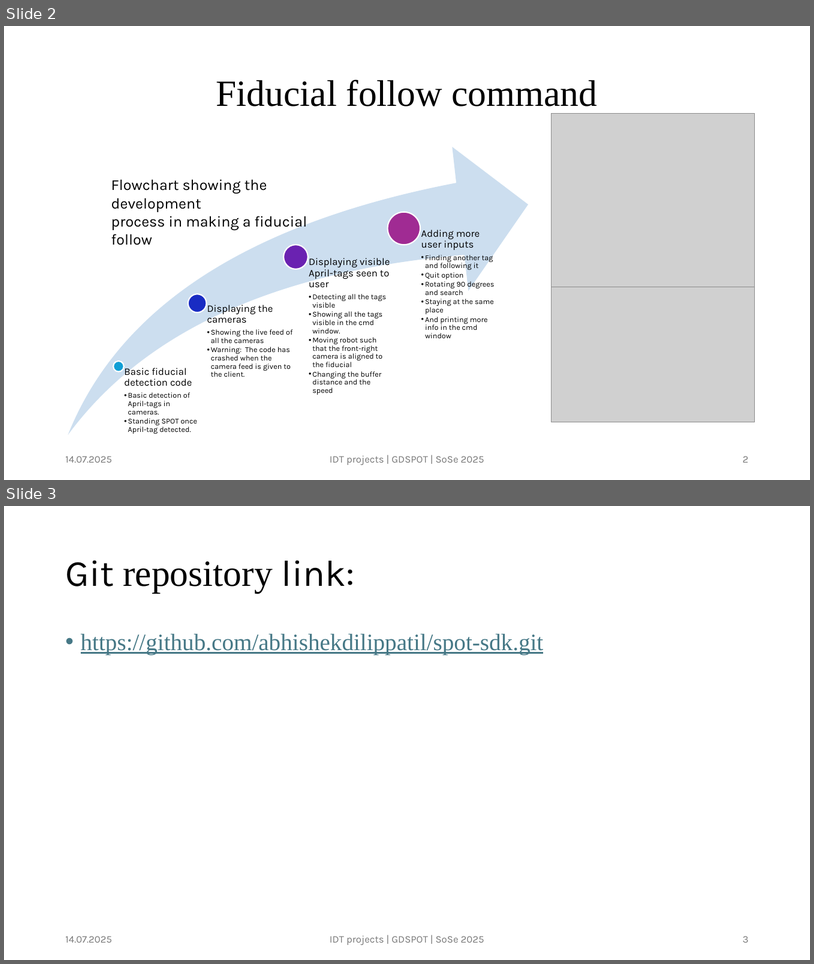
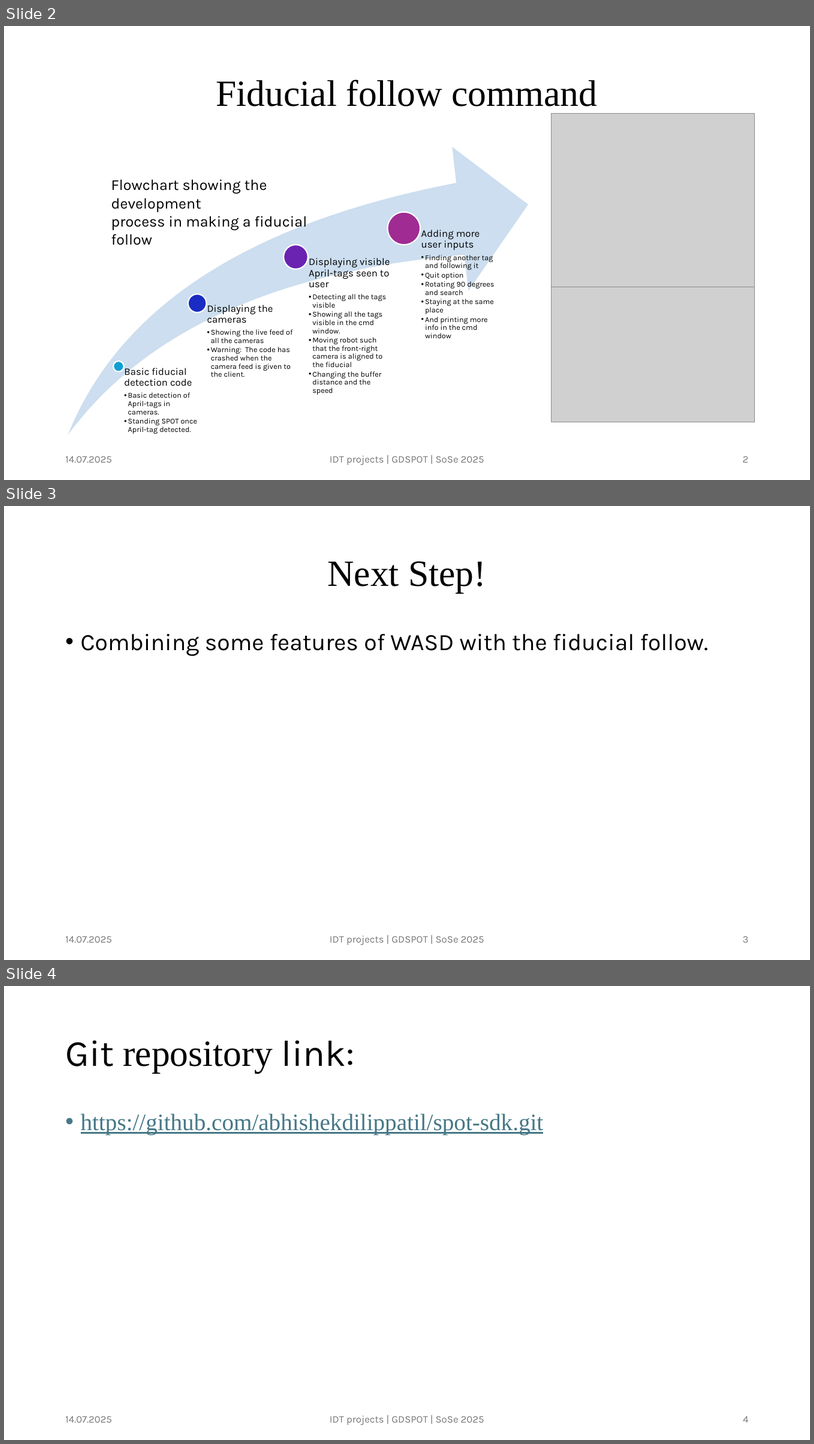
Before and after one commit to abhishekdilippatil/spot-sdk, a slide deck: documentation/presentations/SPOT presentation 04.pptx. Shown one above the other, each under a label of ours: slides 2 and 3 before the commit, slides 2, 3 and 4 after it. The pictures are 814x964 and 814x1444 pixels, drawn with LibreOffice and Linux fonts; fonts in the diff are those of the drawing; grey boxes stand for pictures. Boxes give left, top, right and bottom in pixels: in the first picture for what was removed or moved away, otherwise in the second. Text is boxed around its words. In the diff, an @@ line names an element or a change of style, - is before the commit and + after.

Commit message:
ppt4 updated

```diff
--- a/documentation/presentations/SPOT presentation 04.pptx
+++ b/documentation/presentations/SPOT presentation 04.pptx
@@ slide 3 added at bbox=[4, 506, 810, 960], background #FFFFFF @@
@@ title added at bbox=[327, 561, 486, 592], 44 pt, text #000000 @@
+Next Step!
@@ text added at bbox=[81, 634, 708, 656], 28 pt, text #000000 @@
+• Combining some features of WASD with the fiducial follow.
@@ text added at bbox=[65, 936, 112, 942], 12 pt, text #797979 @@
+14.07.2025
@@ text added at bbox=[330, 935, 485, 945], 12 pt, text #797979 @@
+IDT projects | GDSPOT | SoSe 2025
@@ page number added at bbox=[743, 936, 749, 942], 12 pt, text #797979 @@
+3
@@ what was slide 3 is now slide 4 @@
@@ page number at bbox=[743, 1416, 749, 1422]: text changed @@
-3
+4
```
